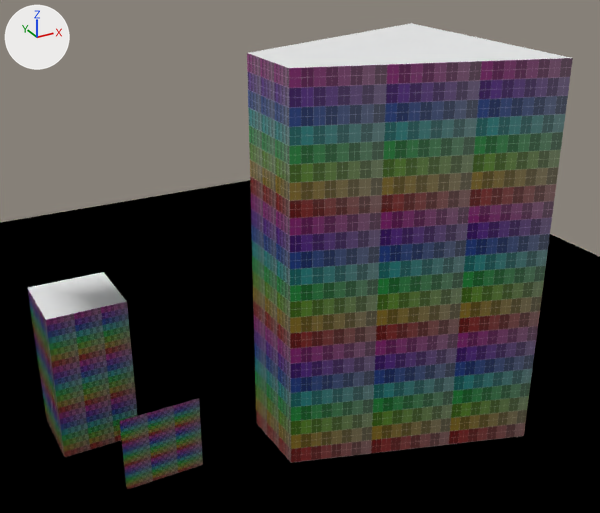
One commit to the OBJ model 3D_scenes/building.obj: the scene before it, then after it.
Rendered twice from a camera (50 mm lens) standing at (-5.16, -16.33, 13.35) and looking at (3.96, 0.27, 5.05). The lights are fixed; the arrows at upper left show +X, +Y and +Z. Where no turn or scale is listed for an object, it has been applied to the vertices.

The scene before the commit, as lines of its bpy script (objects in view):
```python
mat_tile = principled_material('tile')
mat_tile.texture = img_colored_png
mat_tile.roughness = 0.0
me_new_object = bpy.data.meshes.new('New object')
me_new_object.from_pydata(...)  # 48 vertices, 38 faces; spans x 3.0..9.0, y -3.0..3.0, z 0.0..10.0
# faces by material slot: [2, 36]
me_new_object.materials.append(mat_building)  # white #e7e7e7
me_new_object.materials.append(mat_tile)  # picture img_colored_png
me_new_object_001 = bpy.data.meshes.new('New object.001')
me_new_object_001.from_pydata(...)  # 16 vertices, 9 faces; spans x -1.0..1.0, y 0.0, z 0.0..2.0
me_new_object_001.materials.append(mat_tile)  # picture img_colored_png
me_untitled = bpy.data.meshes.new('Untitled')
me_untitled.from_pydata(...)  # 4 vertices, 2 faces; spans x -20.0..20.0, y -20.0..20.0, z 0.0
me_untitled.materials.append(mat_floor)  # picture img_grid_png
me_untitled_001 = bpy.data.meshes.new('Untitled.001')
me_untitled_001.from_pydata(...)  # 52 vertices, 38 faces; spans x -2.0..0.0, y 2.0..4.0, z 0.0..4.0
# faces by material slot: [2, 36]
me_untitled_001.materials.append(mat_building)  # white #e7e7e7
me_untitled_001.materials.append(mat_tile)  # picture img_colored_png
ob_new_object = bpy.data.objects.new('New object', me_new_object)
ob_new_object.location = (0.0, 0.0, 0.0)
ob_new_object_001 = bpy.data.objects.new('New object.001', me_new_object_001)
ob_new_object_001.location = (0.0, 0.0, 0.0)
ob_untitled = bpy.data.objects.new('Untitled', me_untitled)
ob_untitled.location = (0.0, 0.0, 0.0)
ob_untitled_001 = bpy.data.objects.new('Untitled.001', me_untitled_001)
ob_untitled_001.location = (0.0, 0.0, 0.0)
```
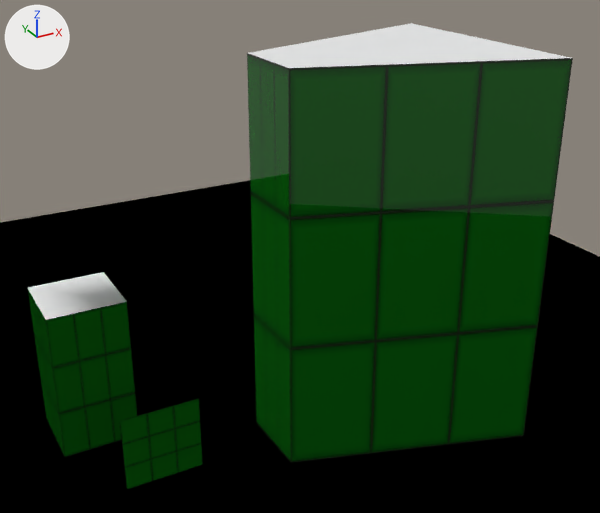
Boxes [x1, y1, x2, y2] around the edits, measured in the pictures (600 x 513 px):
'New object', surface changed
    both: [247, 52, 573, 463]
'Untitled.001', surface changed
    both: [27, 288, 138, 457]
'New object.001', surface changed
    both: [120, 398, 203, 489]

Patch to the scene script:
```diff
--- a/3D_scenes/building.obj.py
+++ b/3D_scenes/building.obj.py
@@ img_texture_png @@
+img_texture_png = load_image('texture.png', 'texture.png', 512, 512, 'sRGB')
@@ mat_tile @@
 mat_tile = principled_material('tile')
-mat_tile.texture = img_colored_png
+mat_tile.texture = img_texture_png
 mat_tile.roughness = 0.0
```
